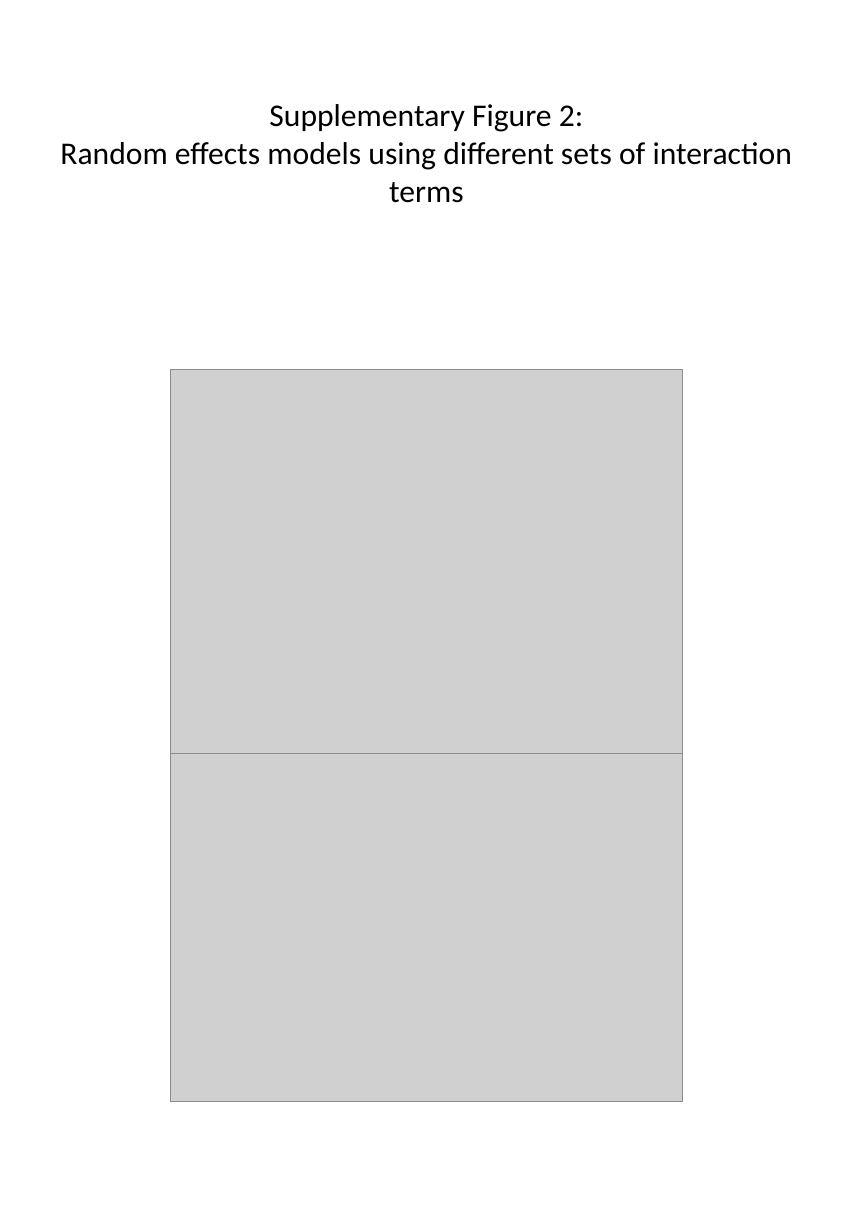
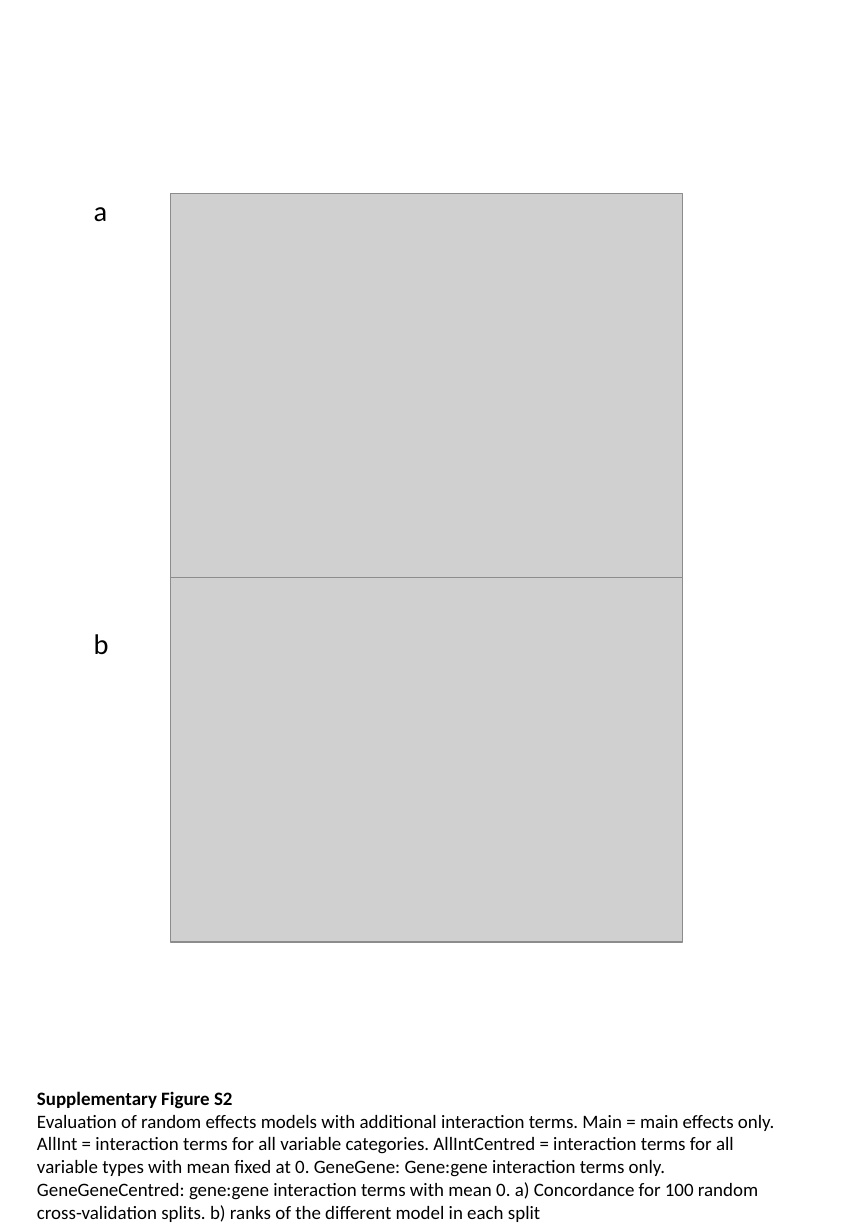
Before and after one commit to gerstung-lab/AML-multistage, a slide deck: slide 2 of figures/Supplementary Figures.pptx. Drawn at 853x1232 pixels with LibreOffice and Linux fonts; fonts in the diff are those of the drawing; grey boxes stand for pictures. Boxes give left, top, right and bottom in pixels: in the first picture for what was removed or moved away, otherwise in the second. Text is boxed around its words. In the diff, an @@ line names an element or a change of style, - is before the commit and + after.

Commit message:
Updated Figures and Supp Tables/Figures

```diff
--- a/figures/Supplementary Figures.pptx
+++ b/figures/Supplementary Figures.pptx
@@ title removed at (60,104,792,203) @@
-Supplementary Figure 2:
-Random effects models using different sets of interaction terms
@@ text added at (94,207,108,222), 18 pt, text #000000 @@
+a
@@ picture: place and size @@
-picture at (171,370,682,754)
+picture at (171,193,682,578)
@@ picture: place and size @@
-picture at (171,718,682,1102)
+picture at (171,558,682,943)
@@ text added at (94,634,109,655), 18 pt, text #000000 @@
+b
@@ text added at (37,1091,774,1222), 12 pt, text #000000 @@
+Supplementary Figure S2
+Evaluation of random effects models with additional interaction terms. Main = main effects only. AllInt = interaction terms for all variable categories. AllIntCentred = interaction terms for all variable types with mean fixed at 0. GeneGene: Gene:gene interaction terms only. GeneGeneCentred: gene:gene interaction terms with mean 0. a) Concordance for 100 random cross-validation splits. b) ranks of the different model in each split
```
Also in this commit, not shown: 3 other slides changed, 3 slides added, 1 slide removed, 1 other file.
